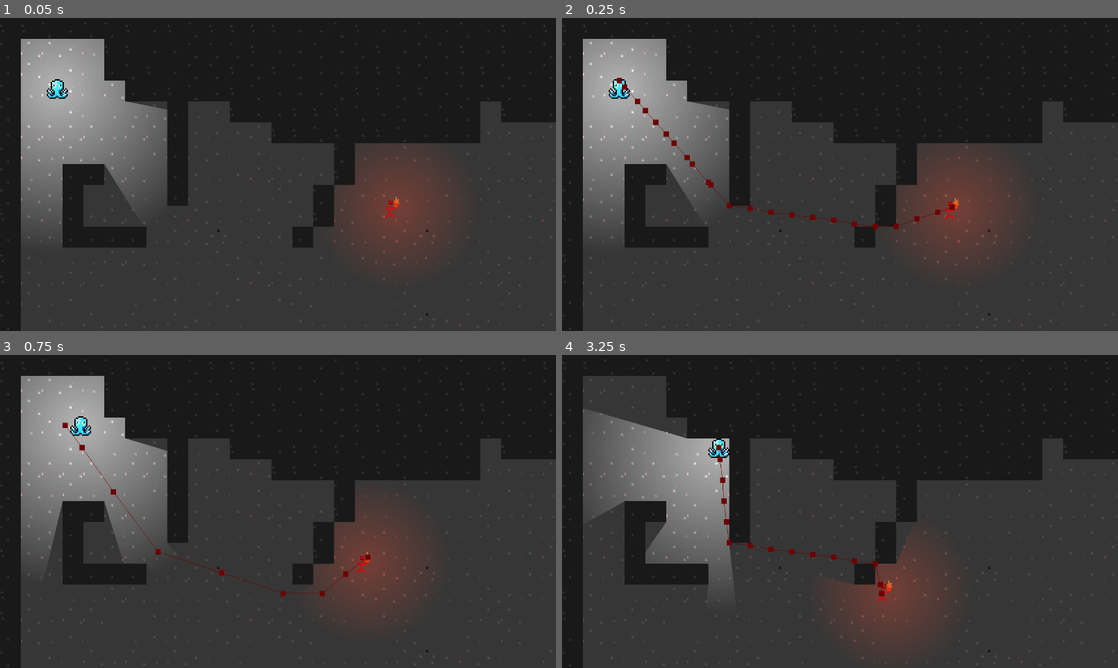
Above: before the commit, frames 1-4 (two rows, left to right).
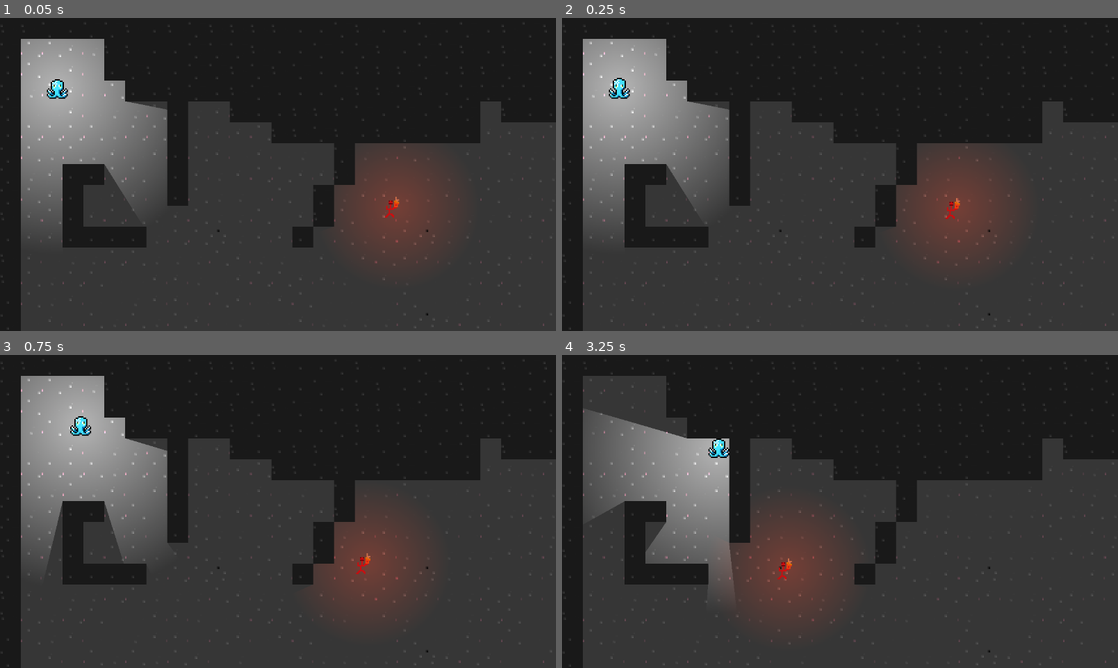
Above: after the commit, the same moments.

Repository: LD-Summoning/Game
Game: Godot game, scene res://scenes/main_scene.tscn
The game is run twice, just before and just after one commit, with the same random seed, the same clock (stepped at 60 frames per second) and the same inputs.
Inputs:
- Up to frame 1 (0.05 s): no input
- Up to frame 2 (0.25 s): no input
- Up to frame 3 (0.75 s): hold Right (right) from 0.53 s (still down)
- Up to frame 4 (3.25 s): release Right (right) at 1.28 s; hold S (down) 1.28-2.03 s; hold Right (right) 2.03-2.78 s; hold W (up) from 2.78 s (still down)

Frame 1 is identical in both runs. In frame 2, 0.5% of the frame differs, in the area x 9-72%, y 19-68%; in frame 3, 0.3%; in frame 4, 8.1%, in the area x 27-70%, y 28-93%.

Commit message:
fix pathfinding

Diff:
--- a/project.godot
+++ b/project.godot
@@ -61,6 +61,10 @@
 2d_physics/layer_3="Enemies"
 2d_physics/layer_4="EnemyCasts"
 
+[navigation]
+
+2d/use_edge_connections=false
+
 [rendering]
 
 textures/canvas_textures/default_texture_filter=0
--- a/scenes/fire_imp.tscn
+++ b/scenes/fire_imp.tscn
@@ -25,7 +25,6 @@
 [node name="CastTimer" type="Timer" parent="."]
 
 [node name="NavigationAgent2D" type="NavigationAgent2D" parent="."]
-debug_enabled = true
 
 [node name="PathfindingTimer" type="Timer" parent="."]
 wait_time = 0.2
